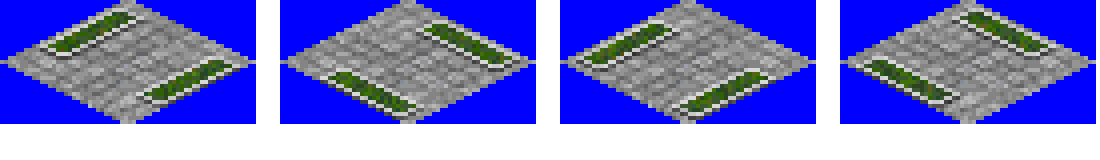
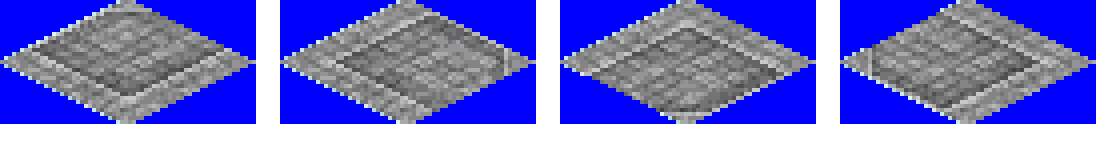
The second (1100, 160) image is a revision of the first. Changes to its layers:
added layer "STON" above "STON_SNOW" over [4, 0, 1056, 124]
added layer "STON_SNOW" above "WALK" over [4, 0, 1056, 124]
hid "WALK" over [4, 0, 1056, 124]
hid "WALK_SNOW" over [4, 0, 1056, 124]
